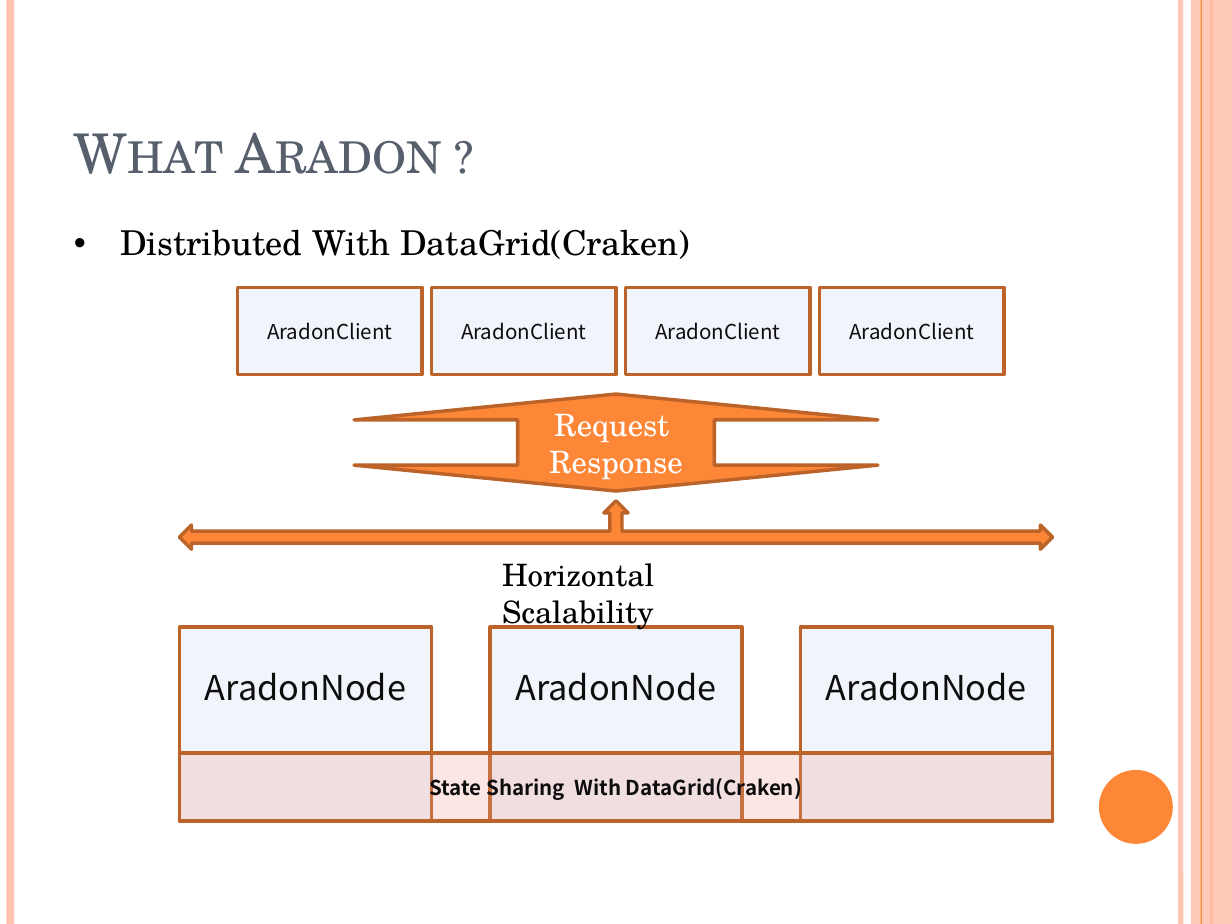
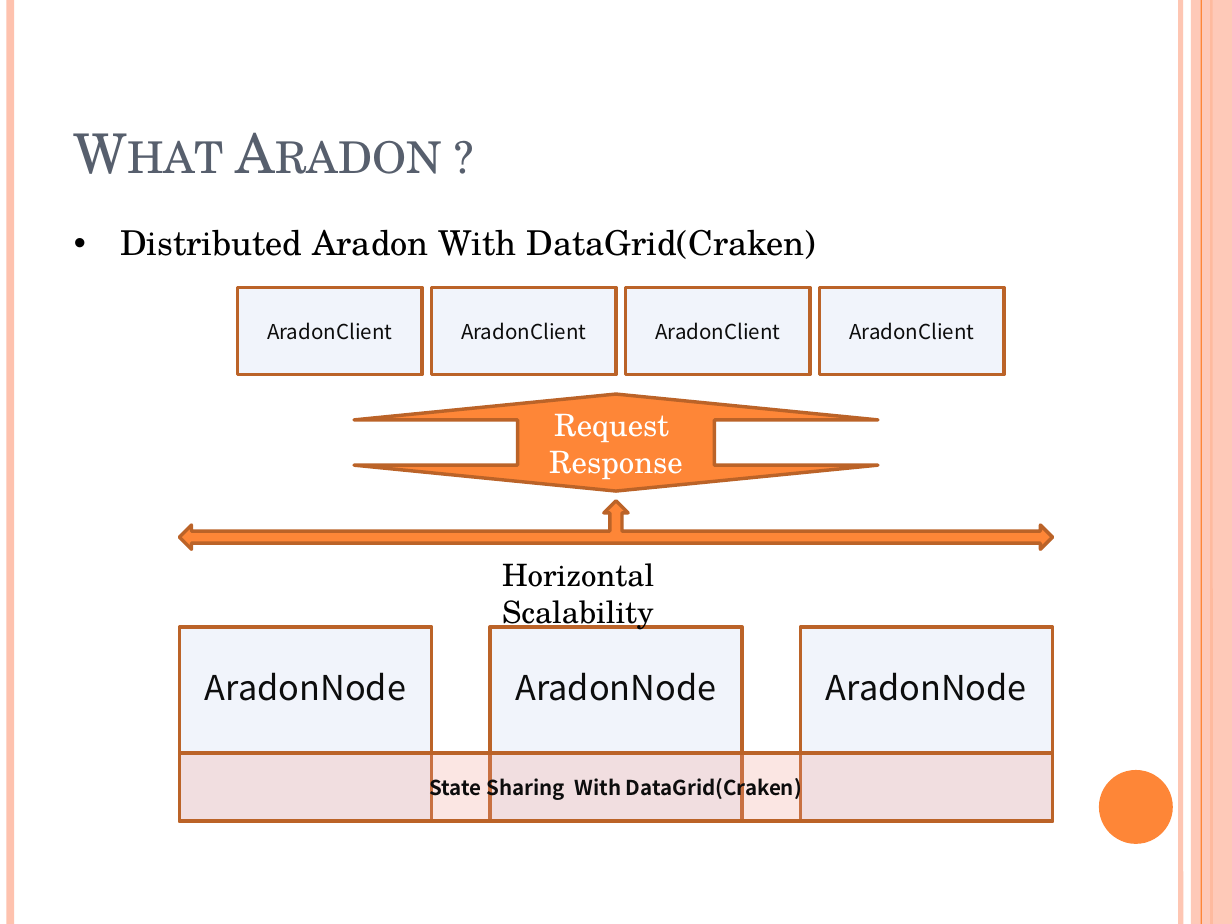
Before and after one commit to bleujin/aradon, a slide deck: slide 7 of resource/docs/ServicePlatformAradon.pptx. Drawn at 1232x924 pixels with LibreOffice and Linux fonts; fonts in the diff are those of the drawing. Boxes give left, top, right and bottom in pixels: in the first picture for what was removed or moved away, otherwise in the second. Text is boxed around its words. In the diff, an @@ line names an element or a change of style, - is before the commit and + after.

```diff
--- a/resource/docs/ServicePlatformAradon.pptx
+++ b/resource/docs/ServicePlatformAradon.pptx
@@ text at <box>120,229,816,259</box>: text changed @@
-• Distributed With DataGrid(Craken)
+• Distributed Aradon With DataGrid(Craken)
```
Also in this commit, not shown: 1 other slide changed, 10 other files.
